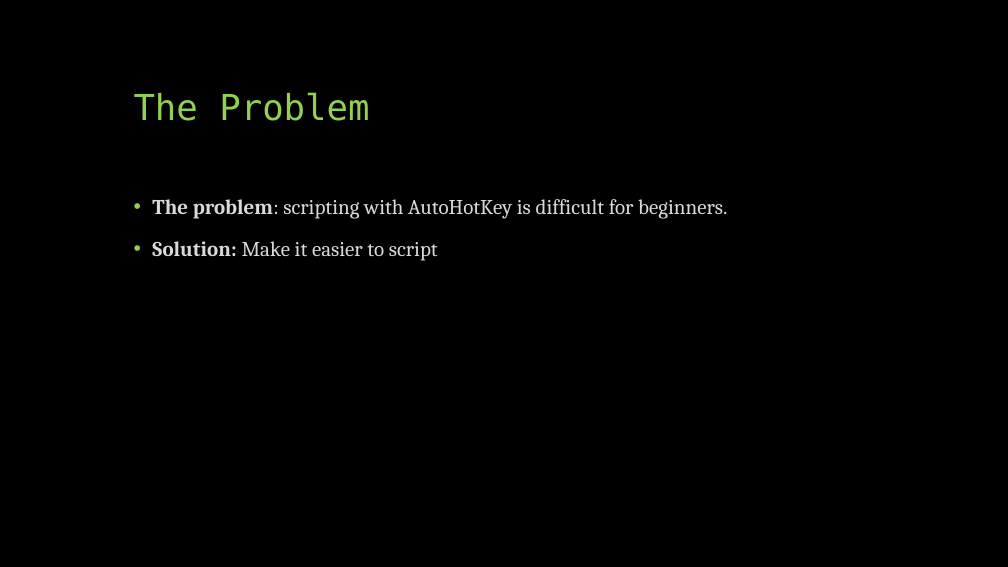
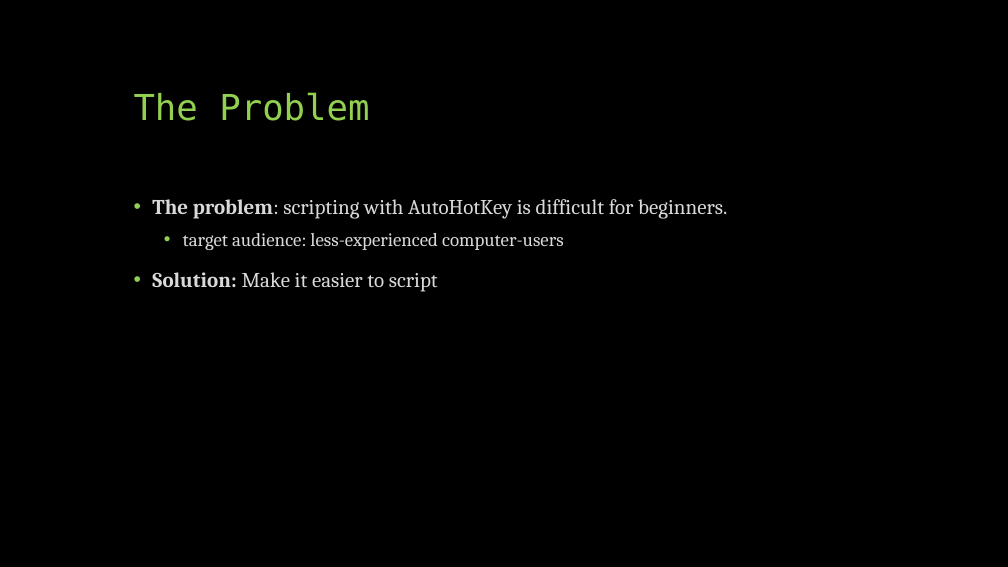
Before and after one commit to CS341-Group-2/sprint-1-presentation, a slide deck: slide 2 of Group 2 Introductory Presentation.pptx. Drawn at 1008x567 pixels with LibreOffice and Linux fonts; fonts in the diff are those of the drawing. Boxes give left, top, right and bottom in pixels: in the first picture for what was removed or moved away, otherwise in the second. Text is boxed around its words. In the diff, an @@ line names an element or a change of style, - is before the commit and + after.

```diff
--- a/Group 2 Introductory Presentation.pptx
+++ b/Group 2 Introductory Presentation.pptx
@@ text at bbox=[183, 233, 563, 250]: paragraph added @@
+  • target audience: less-experienced computer-users
```
Also in this commit, not shown: 1 other slide changed.
